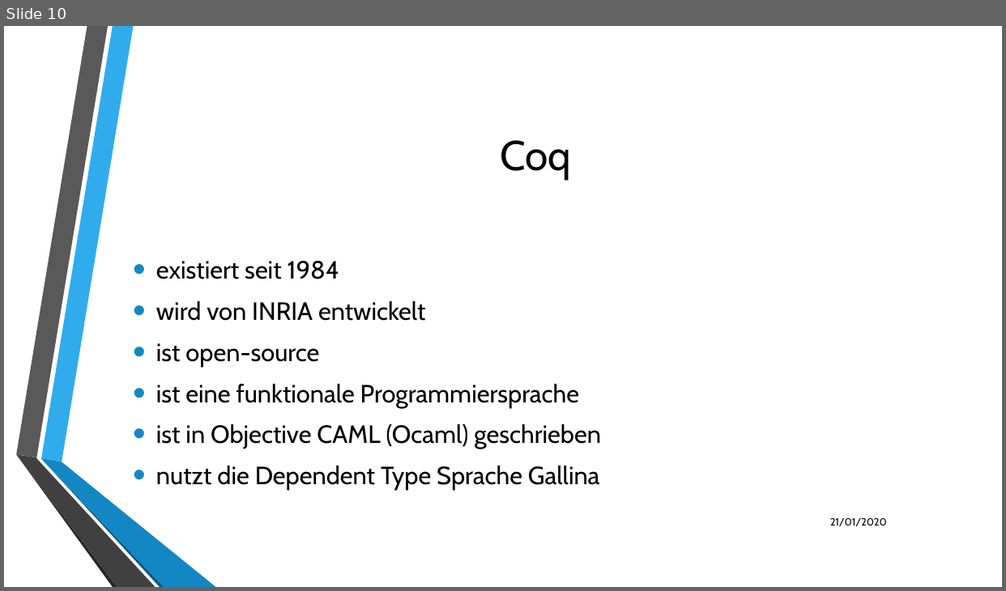
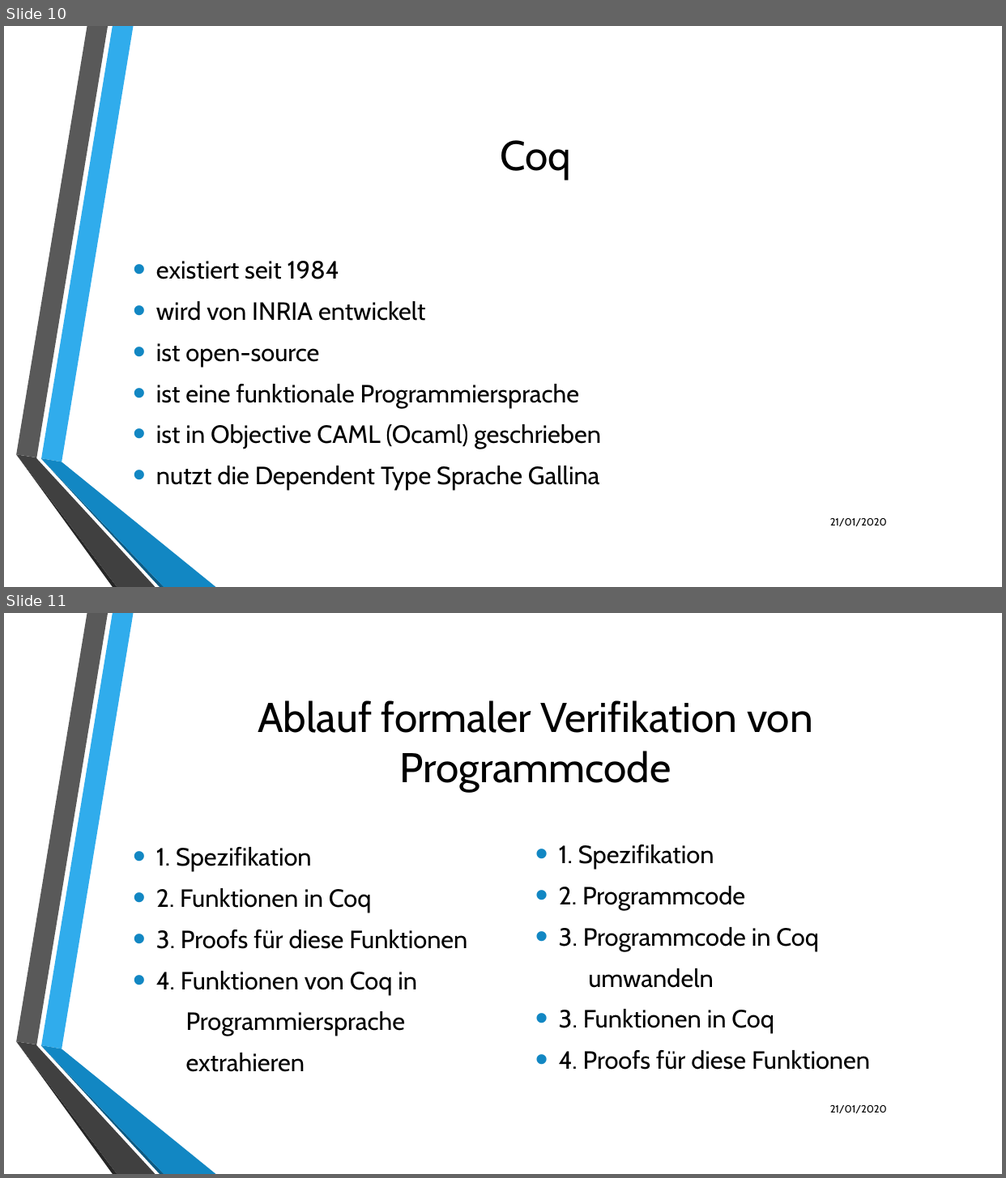
Before and after one commit to LukasKiederle/seminar-coq, a slide deck: final-presentation.odp. Shown one above the other, each under a label of ours: slide 10 before the commit, slides 10 and 11 after it. The pictures are 1006x591 and 1006x1178 pixels, drawn with LibreOffice and Linux fonts; fonts in the diff are those of the drawing; background and template pictures are left out. Boxes give left, top, right and bottom in pixels: in the first picture for what was removed or moved away, otherwise in the second. Text is boxed around its words. In the diff, an @@ line names an element or a change of style, - is before the commit and + after.

```diff
--- a/final-presentation.odp
+++ b/final-presentation.odp
@@ slide 11 added at (4, 613, 1002, 1174), background picture (left out); not listed: 6 template elements that a slide beside it also shows @@
@@ text added at (258, 700, 813, 791), 40 pt, text #000000 @@
+Ablauf formaler Verifikation von Programmcode
@@ text added at (156, 847, 467, 1072), 24 pt, text #000000 @@
+• 1. Spezifikation
+• 2. Funktionen in Coq
+• 3. Proofs für diese Funktionen
+• 4. Funktionen von Coq in
+    ● Programmiersprache
+    ● extrahieren
@@ text added at (559, 845, 870, 1070), 24 pt, text #000000 @@
+• 1. Spezifikation
+• 2. Programmcode
+• 3. Programmcode in Coq
+    ● umwandeln
+• 3. Funktionen in Coq
+• 4. Proofs für diese Funktionen
@@ text added at (830, 1105, 887, 1114), 10 pt, text #000000 @@
+21/01/2020
```
Also in this commit, not shown: 6 slides changed.
